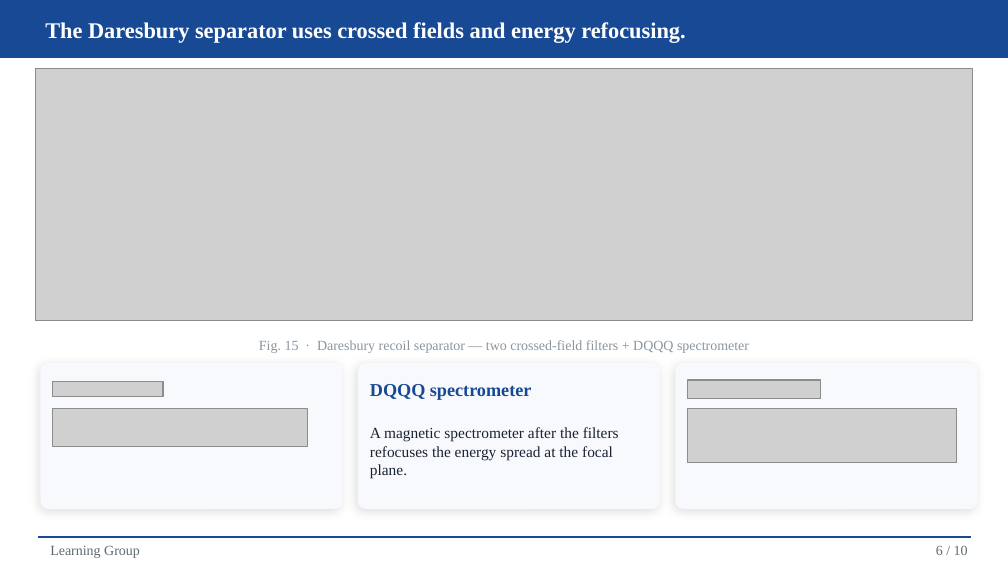
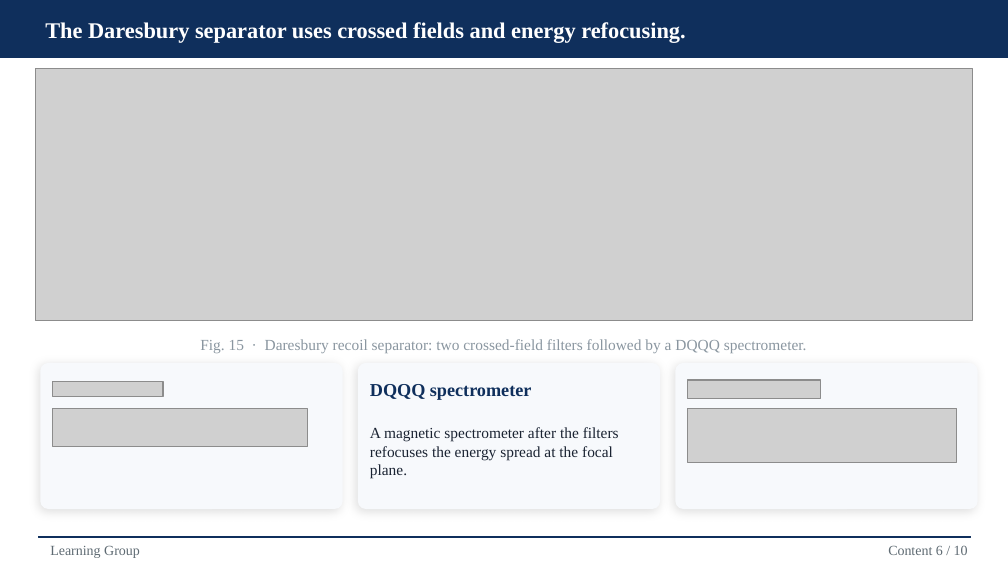
Before and after one commit to Edfghdrtxxx/OrbitOS, a slide deck: slide 11 of 70_Presentations/717_Learning Group-20260916/Velocity Filters Human.pptx. Drawn at 1008x567 pixels with LibreOffice and Linux fonts; fonts in the diff are those of the drawing; grey boxes stand for pictures. Boxes give left, top, right and bottom in pixels: in the first picture for what was removed or moved away, otherwise in the second. Text is boxed around its words. In the diff, an @@ line names an element or a change of style, - is before the commit and + after.

```diff
--- a/70_Presentations/717_Learning Group-20260916/Velocity Filters Human.pptx
+++ b/70_Presentations/717_Learning Group-20260916/Velocity Filters Human.pptx
@@ rectangle at [0,0,1008,57]: fill #174994 to #0F2F5C; outline #174994 1 pt to #0F2F5C 1 pt @@
@@ text at [200,339,807,353]: text changed; size 10 to 11 pt @@
-Fig. 15 · Daresbury recoil separator — two crossed-field filters + DQQQ spectrometer
+Fig. 15 · Daresbury recoil separator: two crossed-field filters followed by a DQQQ spectrometer.
@@ text "DQQQ spectrometer" at [370,384,531,400]: text colour #174994 to #0F2F5C @@
@@ rectangle at [38,536,971,537]: fill #174994 to #0F2F5C; outline #174994 1 pt to #0F2F5C 1 pt @@
@@ text at [888,546,968,555]: text changed @@
-6 / 10
+Content 6 / 10
```
Also in this commit, not shown: 15 other slides changed, 2 slides added, 2 slides removed, 46 other files.
